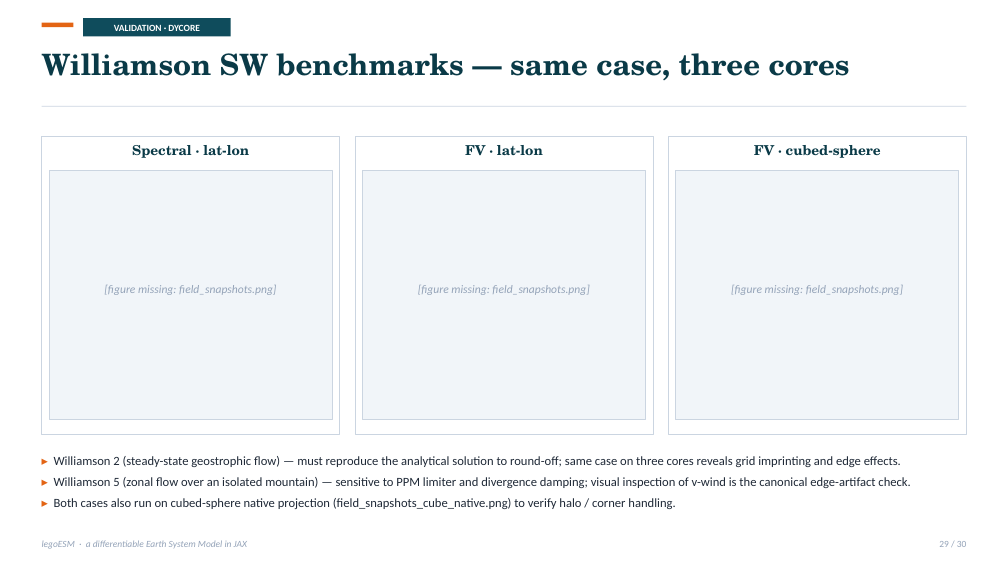
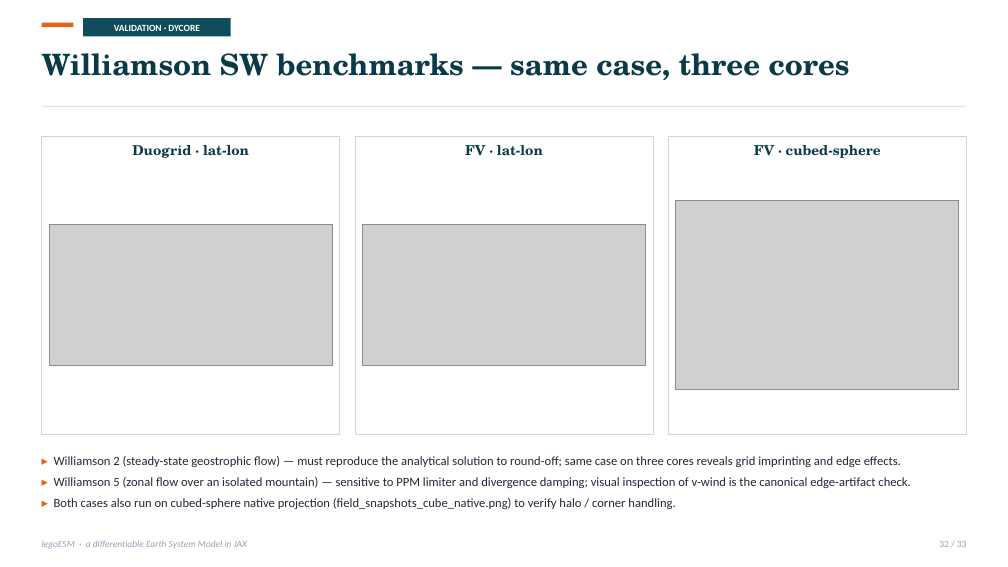
Before and after one commit to climate-federation/legoESM, a slide deck: slide 32 of legoESM_seminar.pptx (slide 29 before the commit). Drawn at 1008x567 pixels with LibreOffice and Linux fonts; fonts in the diff are those of the drawing; grey boxes stand for pictures. Boxes give left, top, right and bottom in pixels: in the first picture for what was removed or moved away, otherwise in the second. Text is boxed around its words. In the diff, an @@ line names an element or a change of style, - is before the commit and + after.

```diff
--- a/legoESM_seminar.pptx
+++ b/legoESM_seminar.pptx
@@ text at box(132, 145, 249, 158): text changed @@
-Spectral · lat-lon
+Duogrid · lat-lon
@@ rectangle removed at box(49, 170, 332, 420) @@
@@ rectangle removed at box(362, 170, 645, 420) @@
@@ rectangle removed at box(676, 170, 959, 420) @@
@@ picture added at box(676, 200, 959, 389) @@
@@ picture added at box(49, 224, 332, 365) @@
@@ picture added at box(362, 224, 645, 365) @@
@@ text removed at box(104, 285, 276, 295) @@
-[figure missing: field_snapshots.png]
@@ text removed at box(418, 285, 589, 295) @@
-[figure missing: field_snapshots.png]
@@ text removed at box(731, 285, 903, 295) @@
-[figure missing: field_snapshots.png]
```
Also in this commit, not shown: 27 other slides changed, 3 slides added, 5 other files.
